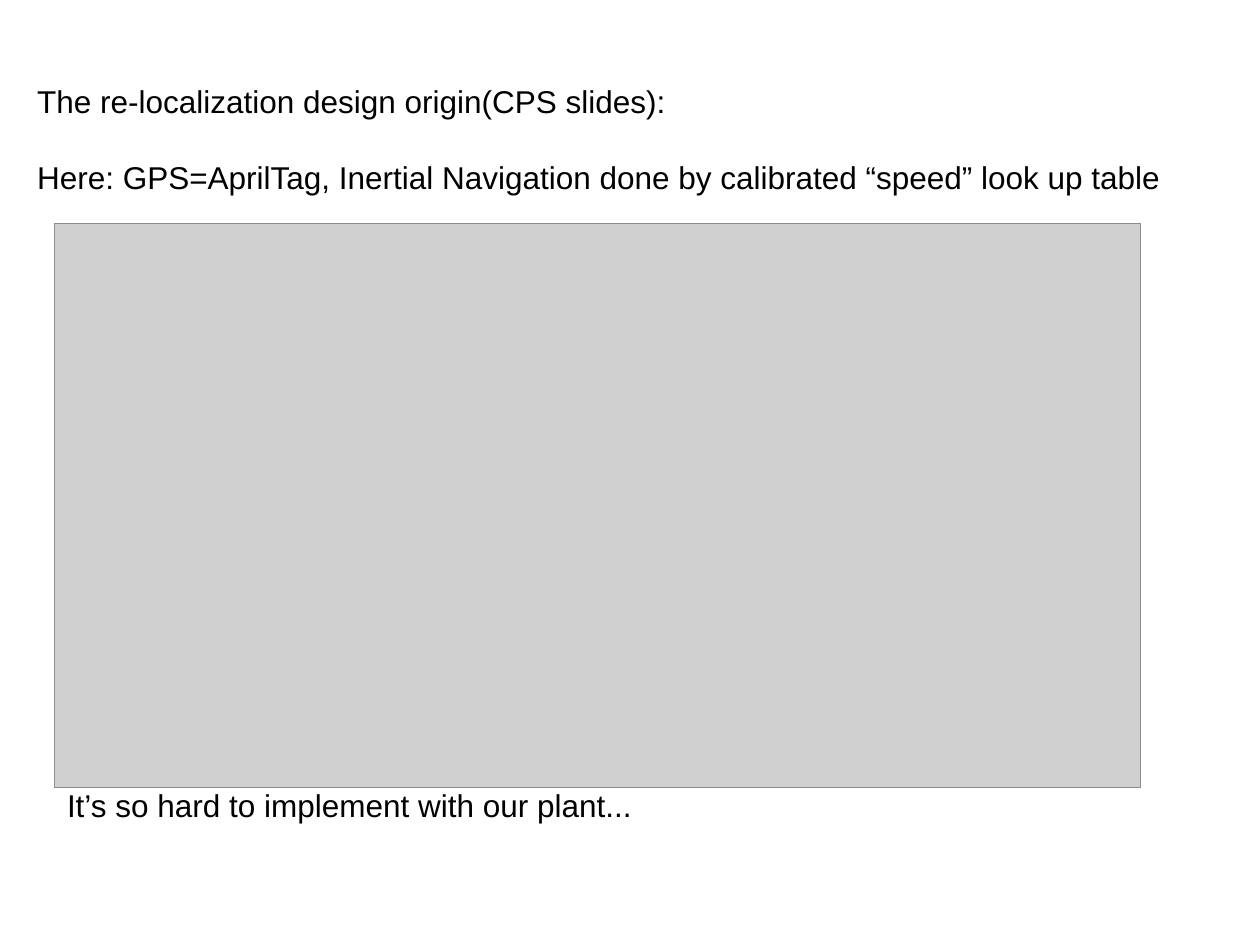
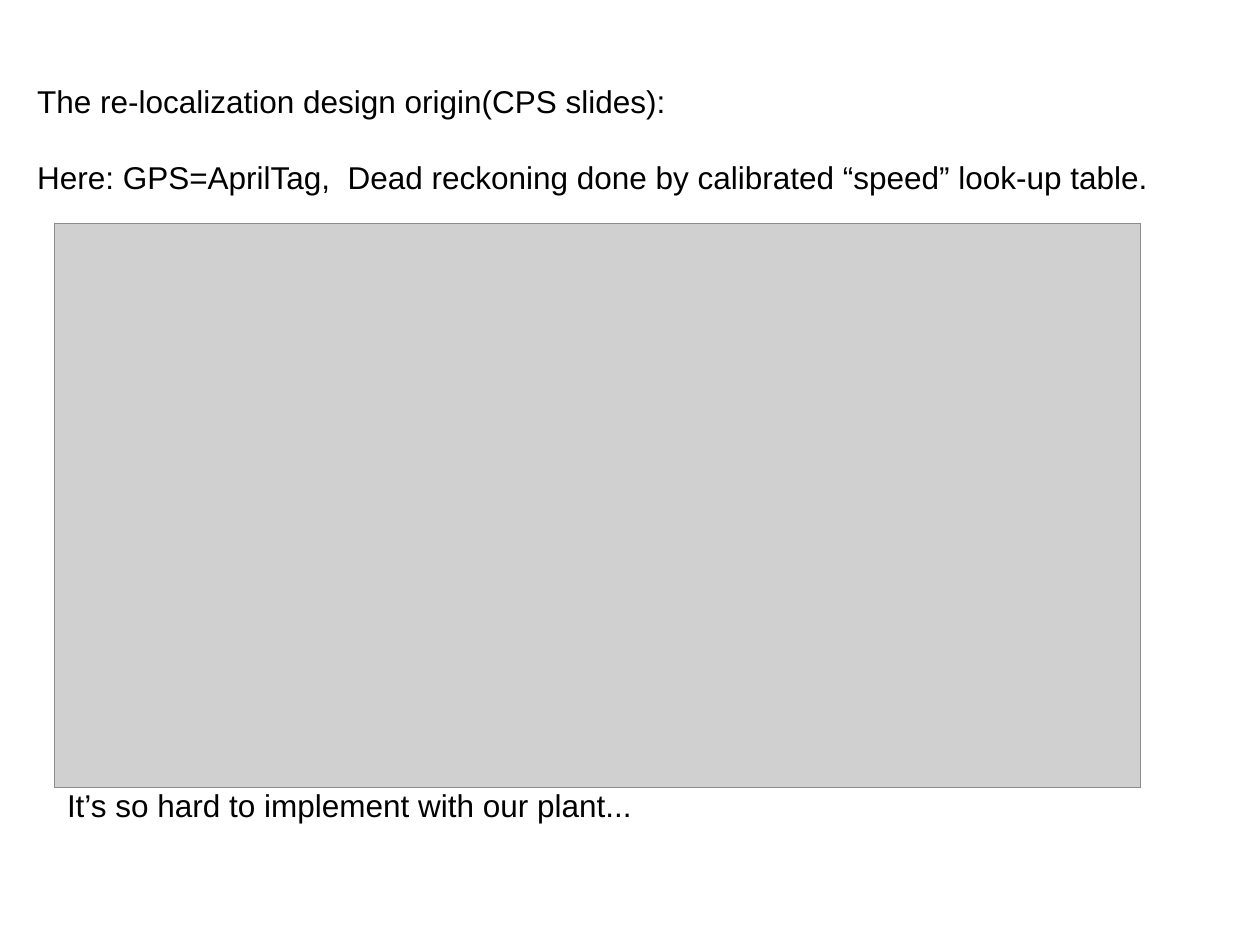
Before and after one commit to kamkanev/Self-Propelled-Arm-System, a slide deck: slide 12 of submission/SPAS_presentation_final.pptx. Drawn at 1260x945 pixels with LibreOffice and Linux fonts; fonts in the diff are those of the drawing; grey boxes stand for pictures; background and template pictures are left out. Boxes give left, top, right and bottom in pixels: in the first picture for what was removed or moved away, otherwise in the second. Text is boxed around its words. In the diff, an @@ line names an element or a change of style, - is before the commit and + after.

```diff
--- a/submission/SPAS_presentation_final.pptx
+++ b/submission/SPAS_presentation_final.pptx
@@ text at bbox=[37, 166, 1147, 195]: text changed @@
-Here: GPS=AprilTag, Inertial Navigation done by calibrated “speed” look up table
+Here: GPS=AprilTag, Dead reckoning done by calibrated “speed” look-up table.
```
Also in this commit, not shown: 3 other files.
